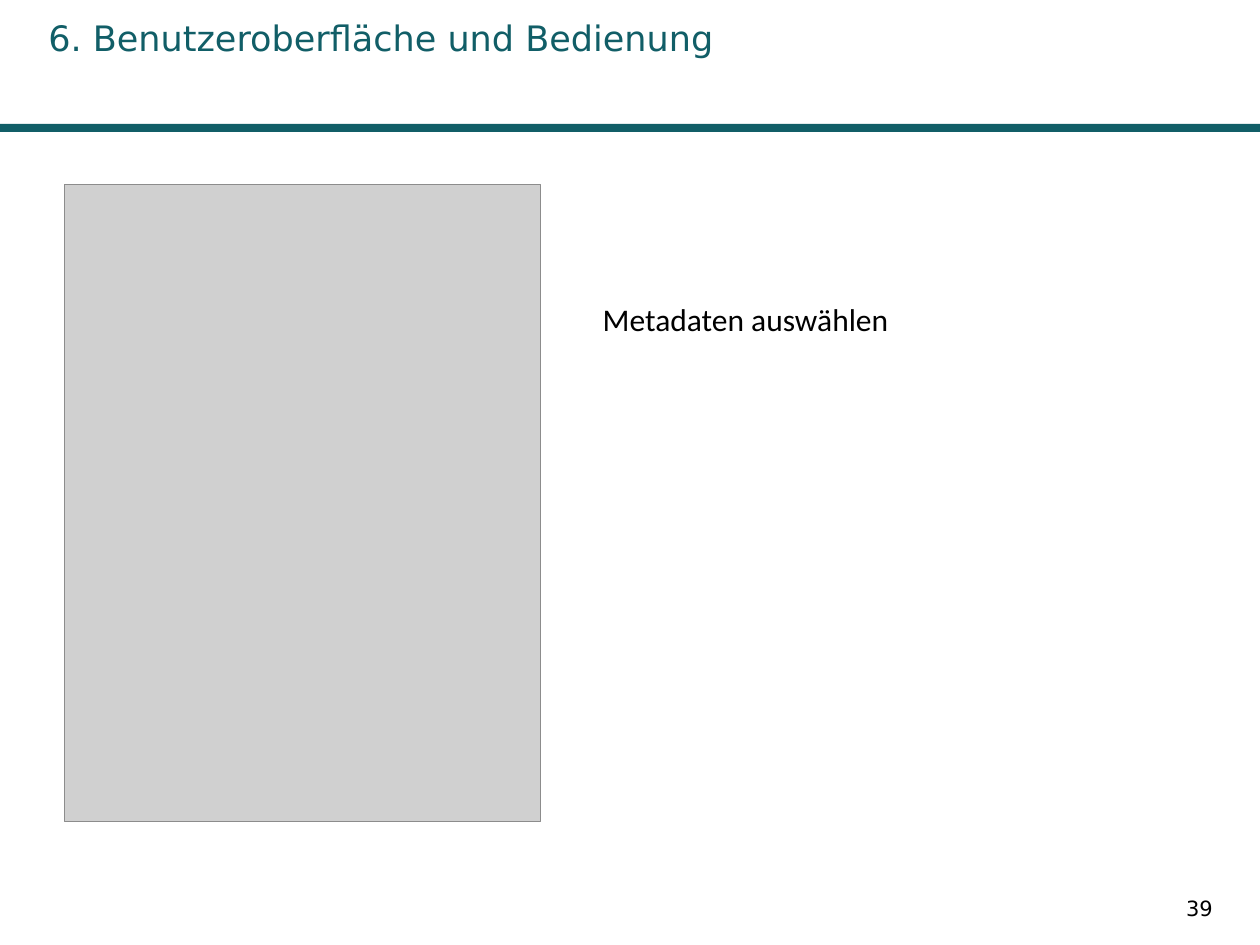
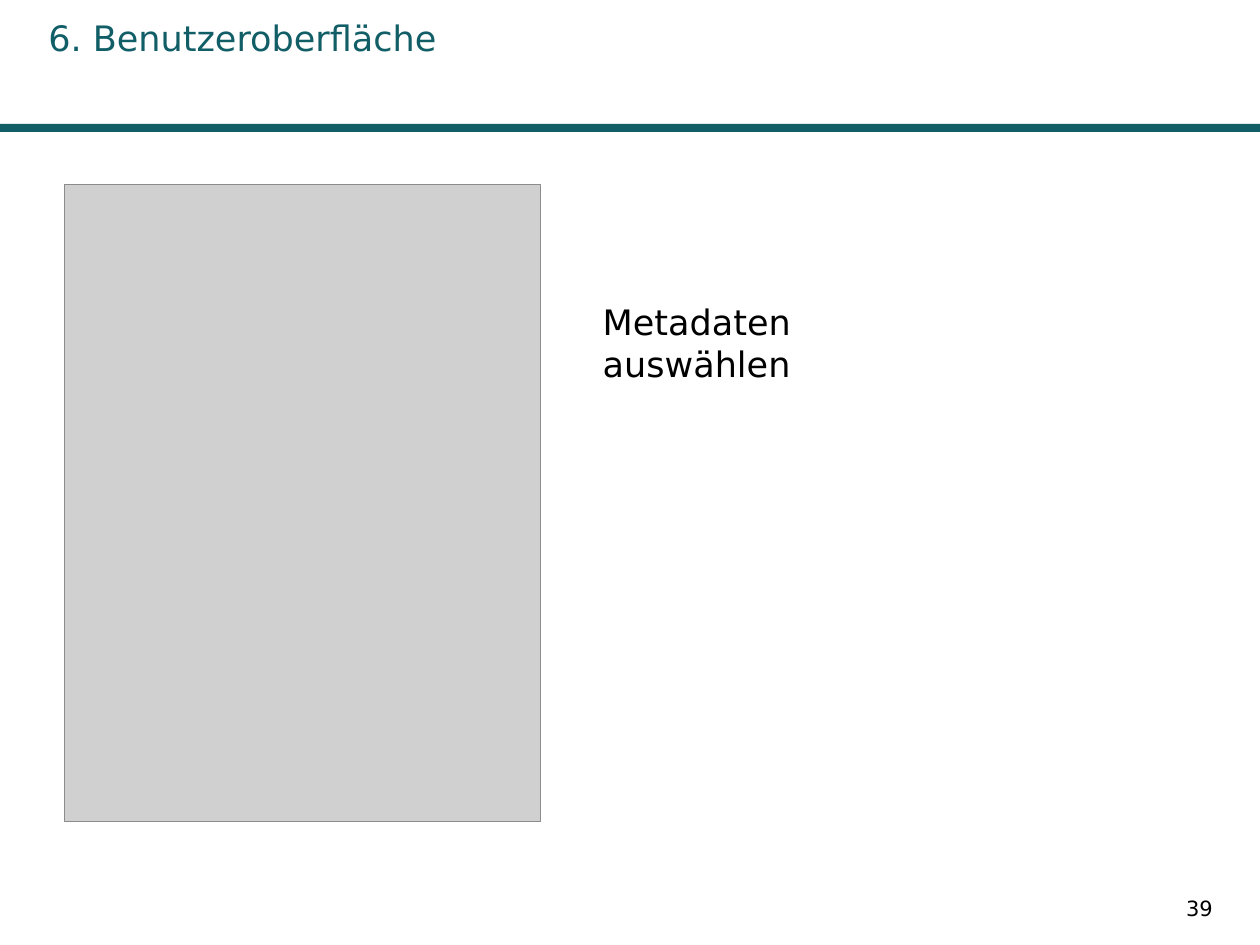
Before and after one commit to AnnikaK/SuchTool, a slide deck: slide 39 of Praesentation/Praesi.pptx. Drawn at 1260x945 pixels with LibreOffice and Linux fonts; fonts in the diff are those of the drawing; grey boxes stand for pictures; background and template pictures are left out. Boxes give left, top, right and bottom in pixels: in the first picture for what was removed or moved away, otherwise in the second. Text is boxed around its words. In the diff, an @@ line names an element or a change of style, - is before the commit and + after.

```diff
--- a/Praesentation/Praesi.pptx
+++ b/Praesentation/Praesi.pptx
@@ title at [48, 24, 437, 52]: text changed @@
-6. Benutzeroberfläche und Bedienung
+6. Benutzeroberfläche
@@ text at [603, 308, 791, 378]: text changed; size 18 to 20 pt; font Calibri to DejaVu Sans @@
-Metadaten auswählen
+Metadaten
+auswählen
```
Also in this commit, not shown: 31 other slides changed, 2 slides added, 3 slides removed, 12 other files.
